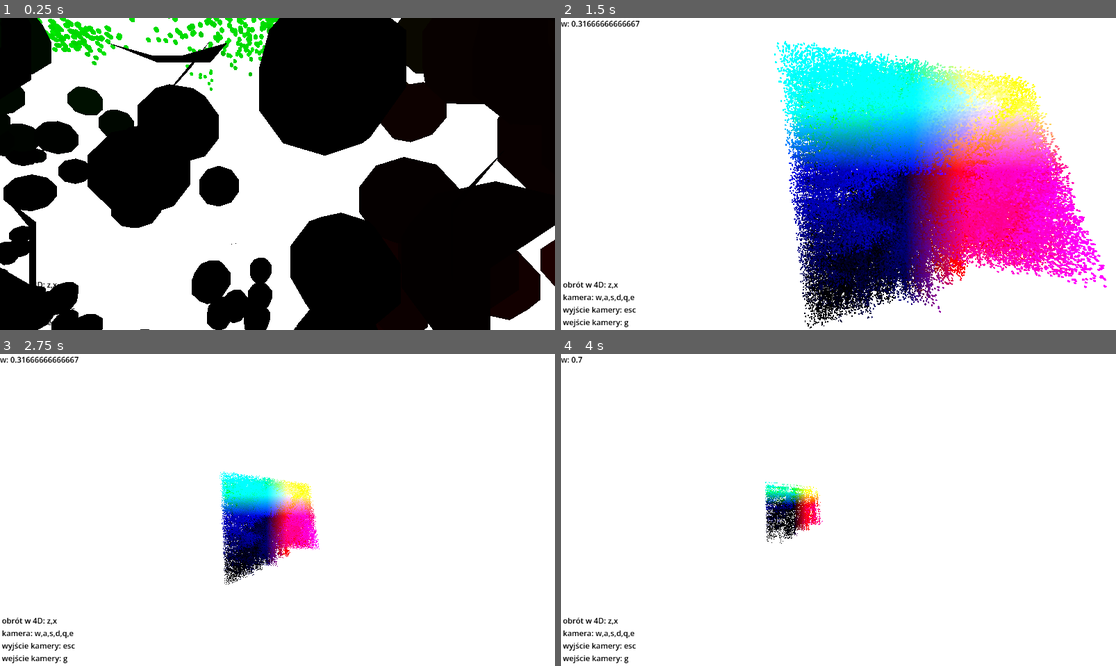
Above: before the commit, frames 1-4 (two rows, left to right).
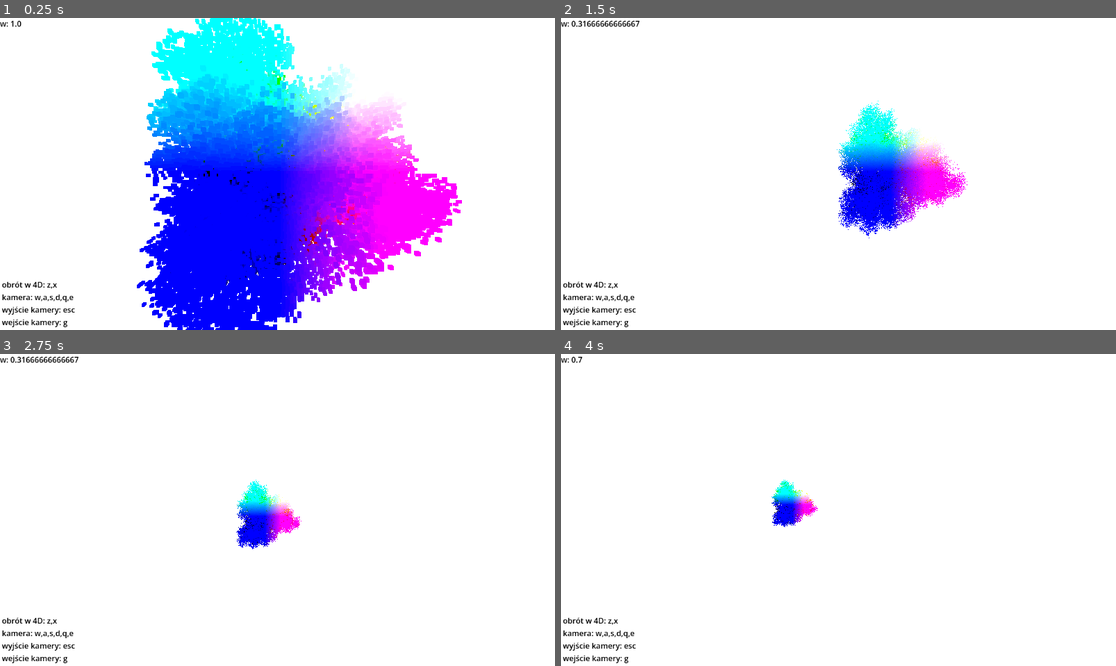
Above: after the commit, the same moments.

Repository: Simioniuk/JOT-4D
Game: Godot game, scene res://main.tscn
Same seed, same stepped clock (60 frames per second), same inputs: the game is played once before the commit and once after it.
Inputs (mouse positions are in pixels of both pictures, inside the frame that each line leads up to):
- Up to frame 1 (0.25 s): no input
- Up to frame 2 (1.5 s): tap Enter at 0.5 s; move the mouse to (866, 174) at 0.52 s; hold Z (travelA) 0.53-1.28 s; hold S (move_forward) from 0.53 s (still down); tap X (travelD) at 0.8, 1.35 s; move the mouse to (810, 174) at 1.27 s
- Up to frame 3 (2.75 s): keep holding S (move_forward); tap Z (travelA) at 1.55 s; move the mouse to (288, 503) at 2.02 s; hold G (capture_camera) from 2.03 s (still down); tap X (travelD) at 2.3 s
- Up to frame 4 (4 s): keep holding S (move_forward); move the mouse to (832, 516) at 2.77 s; release G (capture_camera) at 2.78 s; tap Z (travelA) at 2.85 s; move the mouse to (877, 513) at 3.52 s; hold X (travelD) from 3.53 s (still down)

The runs differ from the first frame. In frame 1, 80% of the frame differs, in the area x 0-100%, y 0-100%; in frame 2, 33%; in frame 3, 4.0%; in frame 4, 1.2%.

Commit message:
Poprawa wzoru jota 4D

Diff:
--- a/kodŹródłowy/jotRenderer.gd
+++ b/kodŹródłowy/jotRenderer.gd
@@ -1,38 +1,77 @@
 extends MultiMeshInstance3D
 
-
-@export var count : int = 500000
+ #JEŚLI CHODZI O VOXEL TO JEST TO WYGENEROWANE PRZEZ AI, NAPRAWDĘ NIE MAM POJĘCIA JAK ROBIĆ VOXELE
+#PISAŁEM NA POCZĄTKU ZWYKŁY MULTIMESH, ALE WIADOMO OPTYMALIZACJA
+# Z RESZTĄ NIE UWAŻAM ŻE JAK DAJE MÓJ KOD DO CHATU I MÓWIE MU ŻEBY ZOPTYMLIZOWAŁ TO BYLO TO COŚ ZŁEGO
+@export var count : int = 1000000
 
 @export var margin : float = 0.4
 @export var travelSpeed : float = 1.0
+@export var voxelSize : float = 0.08
+@export var voxelBuildDelay : float = 0.15
+@export var voxelSampleStep : int = 2
 
 var sqrthree : float = sqrt(3.0)
-var one_scale : float = 1.0 / pow(3.0,1.0/4.0)
+var oneST : float = 1.0 / sqrthree
+
+var sqrtwo : float = sqrt(2.0)
+var oneSqrtwo : float = 1.0 / sqrtwo
 
 var color : float = 2.0
+var oneColor : float = 1.0 / color
+
 @export var obW : float = 1.0
 
 
 var shaderJOT : Shader
 var materialJOT : ShaderMaterial
+
+var posit : PackedVector4Array = []
+
+
+# VOXELE
+var voxelJOT : MultiMeshInstance3D
+var voxelMultiMesh : MultiMesh
+var voxelMesh : BoxMesh
+var voxelMaterial : StandardMaterial3D
+
+
+# WĄTEK DO LICZENIA VOXELI
+var voxelThread : Thread = Thread.new()
+
+var voxelTimer : float = 0.0
+var voxelNeedUpdate : bool = false
+
+# W dla którego aktualnie liczymy voxele
+var voxelBuildObW : float = 0.0
 
 
 # Called when the node enters the scene tree for the first time.
 func _ready() -> void:
 	prepareShader()
+	prepareVoxels()
+
 	generateJOTIn3D()
 	showJOT()
 
+	# po starcie od razu przygotujemy pierwszy przekrój voxelowy
+	voxelNeedUpdate = true
+	voxelTimer = 0.0
+
 
 func prepareShader() -> void:
 	shaderJOT = Shader.new()
 
+	#margin = 0.4
 	#NIE MAM POJĘCIA JESZCZE NA CZYM POLEGAJĄ SHADERY, JAK ZWYKLE NAPISAŁEM ORGINALNY KOD I PORPOSIŁEM CHATA ABY MI ZOPTYMALIZOWAŁ
 	shaderJOT.code = """
 shader_type spatial;
+render_mode unshaded;
 
 uniform float obW = 1.0;
 uniform float margin = 0.4;
+
+uniform bool showPoints = true;
 
 varying vec3 jotColor;
 
@@ -45,7 +84,7 @@
 
 
 	// Punkt znajduje się poza aktualnym przekrojem 4D
-	if (abs(w - obW) > margin)
+	if (!showPoints || abs(w - obW) > margin)
 	{
 		// Wyrzucamy go poza przestrzeń clip-space.
 		// GPU nie rasteryzauje takiej instancji.
@@ -73,6 +112,48 @@
 	material_override = materialJOT
 
 
+func prepareVoxels() -> void:
+
+	voxelJOT = MultiMeshInstance3D.new()
+	voxelJOT.name = "VoxelJOT"
+
+	add_child(voxelJOT)
+
+
+	voxelMesh = BoxMesh.new()
+	voxelMesh.size = Vector3(
+		voxelSize,
+		voxelSize,
+		voxelSize
+	)
+
+
+	voxelMaterial = StandardMaterial3D.new()
+
+	# dzięki temu kolor instancji MultiMesh
+	# będzie kolorem voxela
+	voxelMaterial.vertex_color_use_as_albedo = true
+
+	# Nie liczymy światła dla miliona kosteczek :)
+	voxelMaterial.shading_mode = BaseMaterial3D.SHADING_MODE_UNSHADED
+
+
+	voxelMesh.material = voxelMaterial
+
+
+	voxelMultiMesh = MultiMesh.new()
+	voxelMultiMesh.transform_format = MultiMesh.TRANSFORM_3D
+
+	voxelMultiMesh.use_colors = true
+
+	voxelMultiMesh.mesh = voxelMesh
+
+
+	voxelJOT.multimesh = voxelMultiMesh
+
+	voxelJOT.visible = false
+
+
 func generateJOTIn3D() -> void:
 
 	# WAŻNE:
@@ -85,46 +166,60 @@
 	multimesh.instance_count = count
 
 
+	# Rezerwujemy pamięć od razu
+	# zamiast robić append milion razy
+	posit.resize(count)
+
+
 	var pos : Vector4 = Vector4(0,0,0,0)
-	var tra : Transform3D = Transform3D()
+	var tra : Transform3D = Transform3D.IDENTITY
 
 
 	for i in range(count):
+
 		var rand = randi_range(0,2)
+
 		var newPos : Vector4 = Vector4(0,0,0,0)
+
+
+		pos = obrot(pos)
 
 
 		match rand:
 			0:
-				# odbicie x <-> y
-				newPos.x = one_scale * pos.y + 2.0
-				newPos.y = one_scale * pos.x
-				newPos.z = one_scale * pos.z
-				newPos.w = one_scale * pos.w
-
+				newPos.x = oneST * pos.y + 2.0
+				newPos.y = oneST * pos.x
 
 			1:
-				# odbicie y <-> z
-				newPos.x = one_scale * pos.x - 1.0
-				newPos.y = one_scale * pos.z + sqrthree
-				newPos.z = one_scale * pos.y
-				newPos.w = one_scale * pos.w
-
+				newPos.x = oneST * pos.y - 1.0
+				newPos.y = oneST * pos.x + sqrthree
 
 			2:
-				# odbicie z <-> w
-				newPos.x = one_scale * pos.x - 1.0
-				newPos.y = one_scale * pos.y - sqrthree
-				newPos.z = one_scale * pos.w
-				newPos.w = one_scale * pos.z
+				newPos.x = oneST * pos.y - 1.0
+				newPos.y = oneST * pos.x - sqrthree
+
+
+		rand = randi_range(0,2)
+
+
+		match rand:
+			0:
+				newPos.z = oneST * pos.w + 2.0
+				newPos.w = oneST * pos.z
+
+			1:
+				newPos.z = oneST * pos.w - 1.0
+				newPos.w = oneST * pos.z + sqrthree
+
+			2:
+				newPos.z = oneST * pos.w - 1.0
+				newPos.w = oneST * pos.z - sqrthree
 
 
 		pos = newPos
 
-
-		# ===============================
-		# POZYCJA XYZ
-		# ===============================
+		posit[i] = pos
+
 
 		tra.origin = Vector3(
 			pos.x,
@@ -134,7 +229,35 @@
 
 		multimesh.set_instance_transform(i,tra)
 
-		multimesh.set_instance_custom_data(i,Color(pos.w,pos.x / color,pos.y / color,pos.z / color))
+		multimesh.set_instance_custom_data(
+			i,
+			Color(
+				pos.w,
+				pos.x * oneColor,
+				pos.y * oneColor,
+				pos.z * oneColor
+			)
+		)
+
+
+func obrot(pos : Vector4) -> Vector4:
+
+	var newPos : Vector4 = Vector4(0,0,0,0)
+
+	#newPos.x = pos.z
+	#newPos.y = pos.w
+	#newPos.z = pos.x
+	#newPos.w = pos.y
+
+
+	newPos.x = (pos.z + pos.x) * oneSqrtwo
+	newPos.y = (pos.w + pos.y) * oneSqrtwo
+
+	newPos.z = (pos.z - pos.x) * oneSqrtwo
+	newPos.w = (pos.w - pos.y) * oneSqrtwo
+
+
+	return newPos
 
 
 func showJOT() -> void:
@@ -143,21 +266,196 @@
 	materialJOT.set_shader_parameter("margin",margin)
 
 
+func startVoxelBuild() -> void:
+
+	# Jeżeli poprzedni wątek jeszcze pracuje,
+	# nie uruchamiamy następnego
+	if voxelThread.is_started():
+		return
+
+
+	voxelBuildObW = obW
+
+	voxelNeedUpdate = false
+
+
+	# Zapamiętujemy W dla którego budujemy przekrój
+	var currentW : float = voxelBuildObW
+
+
+	voxelThread.start(
+		Callable(self,"generateVoxelData").bind(currentW)
+	)
+
+
+func generateVoxelData(currentW : float) -> PackedVector3Array:
+
+	var voxels : Dictionary = {}
+
+	var oneVoxelSize : float = 1.0 / voxelSize
+
+
+	var step : int = maxi(voxelSampleStep,1)
+
+
+	for i in range(0,posit.size(),step):
+
+		var pos : Vector4 = posit[i]
+
+
+		# tylko aktualny przekrój czwartego wymiaru
+		if abs(pos.w - currentW) > margin:
+			continue
+
+		var voxelPos : Vector3i = Vector3i(
+			int(floor(pos.x * oneVoxelSize)),
+			int(floor(pos.y * oneVoxelSize)),
+			int(floor(pos.z * oneVoxelSize))
+		)
+
+		voxels[voxelPos] = true
+
+
+	var voxelData : PackedVector3Array = PackedVector3Array()
+
+	voxelData.resize(voxels.size())
+
+
+	var index : int = 0
+
+
+	for voxelPos in voxels:
+
+		# środek kostki
+
+		voxelData[index] = Vector3(
+			(float(voxelPos.x) + 0.5) * voxelSize,
+			(float(voxelPos.y) + 0.5) * voxelSize,
+			(float(voxelPos.z) + 0.5) * voxelSize
+		)
+
+		index += 1
+
+
+	return voxelData
+
+
+func showVoxels(voxelData : PackedVector3Array) -> void:
+
+	voxelMultiMesh.instance_count = 0
+
+	voxelMultiMesh.use_colors = true
+
+	voxelMultiMesh.instance_count = voxelData.size()
+
+
+	var tra : Transform3D = Transform3D.IDENTITY
+
+
+	for i in range(voxelData.size()):
+
+		var pos : Vector3 = voxelData[i]
+
+
+		tra.origin = pos
+
+
+		voxelMultiMesh.set_instance_transform(
+			i,
+			tra
+		)
+
+
+		voxelMultiMesh.set_instance_color(
+			i,
+			Color(
+				pos.x * oneColor,
+				pos.y * oneColor,
+				pos.z * oneColor,
+				1.0
+			)
+		)
+
+
+	voxelJOT.visible = true
+
+	materialJOT.set_shader_parameter(
+		"showPoints",
+		false
+	)
+
+
+func hideVoxels() -> void:
+
+	voxelJOT.visible = false
+
+
+	# Podczas podróżowania po W
+	# pokazujemy ponownie szybką chmurę
+
+	materialJOT.set_shader_parameter(
+		"showPoints",
+		true
+	)
+
+
 # Called every frame. 'delta' is the elapsed time since the previous frame.
 func _process(delta: float) -> void:
 
 	var changed : bool = false
+	var ruch : float = 0.0
 
 
 	if Input.is_action_pressed("travelA"):
-		obW -= travelSpeed * delta
+
+		ruch = -travelSpeed * delta
+
 		changed = true
 
 
 	elif Input.is_action_pressed("travelD"):
-		obW += travelSpeed * delta
+
+		ruch = travelSpeed * delta
+
 		changed = true
 
 
 	if changed:
+
+		obW += ruch
+
 		showJOT()
+		hideVoxels()
+
+		voxelTimer = voxelBuildDelay
+
+		voxelNeedUpdate = true
+
+
+	else:
+		if voxelNeedUpdate:
+
+			voxelTimer -= delta
+
+
+			if voxelTimer <= 0.0:
+
+				if !voxelThread.is_started():
+
+					startVoxelBuild()
+
+	if voxelThread.is_started():
+
+		if !voxelThread.is_alive():
+
+			var voxelData = voxelThread.wait_to_finish()
+
+			voxelThread = Thread.new()
+
+			if !voxelNeedUpdate:
+
+				showVoxels(voxelData)
+
+func _exit_tree() -> void:
+	if voxelThread.is_started():
+		voxelThread.wait_to_finish()
--- a/kodŹródłowy/main.tscn
+++ b/kodŹródłowy/main.tscn
@@ -12,8 +12,8 @@
 material = SubResource("StandardMaterial3D_0xm2m")
 radius = 0.03
 height = 0.06
-radial_segments = 7
-rings = 4
+radial_segments = 4
+rings = 1
 
 [sub_resource type="MultiMesh" id="MultiMesh_h2yge"]
 transform_format = 1
@@ -28,10 +28,6 @@
 [node name="MultiMeshInstance3D" type="MultiMeshInstance3D" parent="." unique_id=2023137404]
 multimesh = SubResource("MultiMesh_h2yge")
 script = ExtResource("1_ig7tw")
-
-[node name="Camera3D" type="Camera3D" parent="." unique_id=1331059594]
-transform = Transform3D(1, 0, 0, 0, 1, 0, 0, 0, 1, 0, 0, 0.03746505)
-script = ExtResource("2_0xm2m")
 
 [node name="WorldEnvironment" type="WorldEnvironment" parent="." unique_id=1628595170]
 environment = SubResource("Environment_0xm2m")
@@ -56,3 +52,7 @@
 kamera: w,a,s,d,q,e
 wyjście kamery: esc
 wejście kamery: g"
+
+[node name="Camera3D" type="Camera3D" parent="." unique_id=1331059594]
+transform = Transform3D(1, 0, 0, 0, 1, 0, 0, 0, 1, 0, 0, 8.059608)
+script = ExtResource("2_0xm2m")
--- a/kodŹródłowy/uiControll.gd
+++ b/kodŹródłowy/uiControll.gd
@@ -8,5 +8,5 @@
 
 
 # Called every frame. 'delta' is the elapsed time since the previous frame.
-func _process(delta: float) -> void:
+func _process(_delta: float) -> void:
 	text.text = 'w: '+str(get_parent().get_node('MultiMeshInstance3D').obW)
Not shown, added: kodŹródłowy/export_presets.cfg
Not shown, changed: compiled/Jot4D.pck
